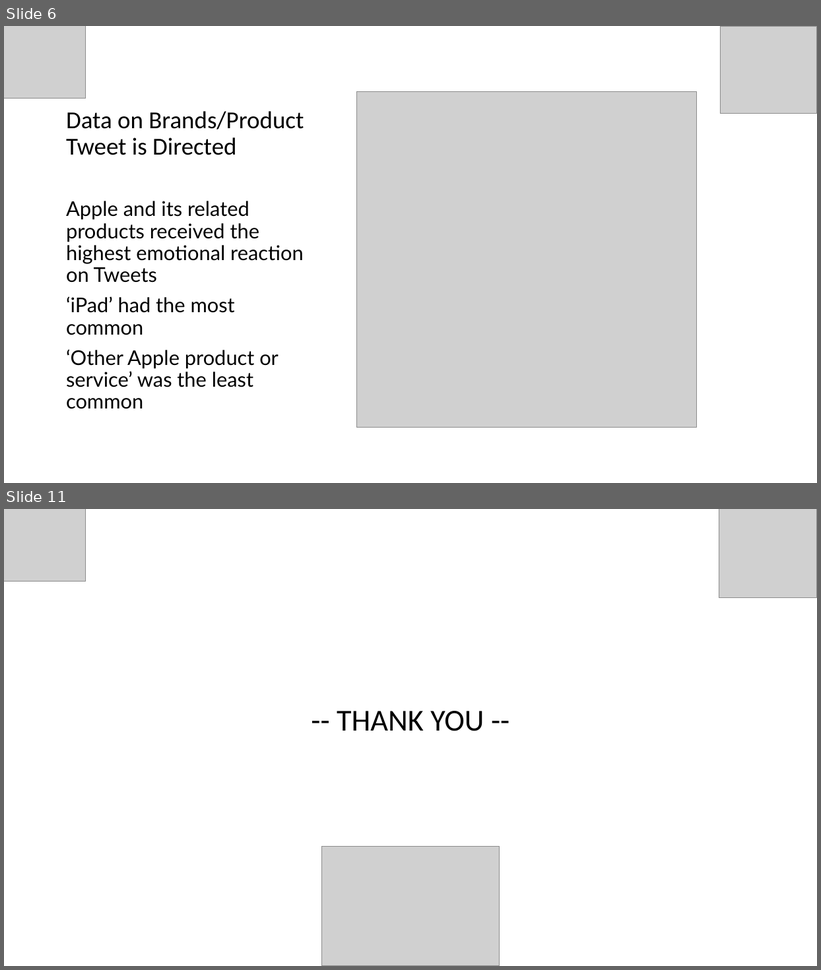
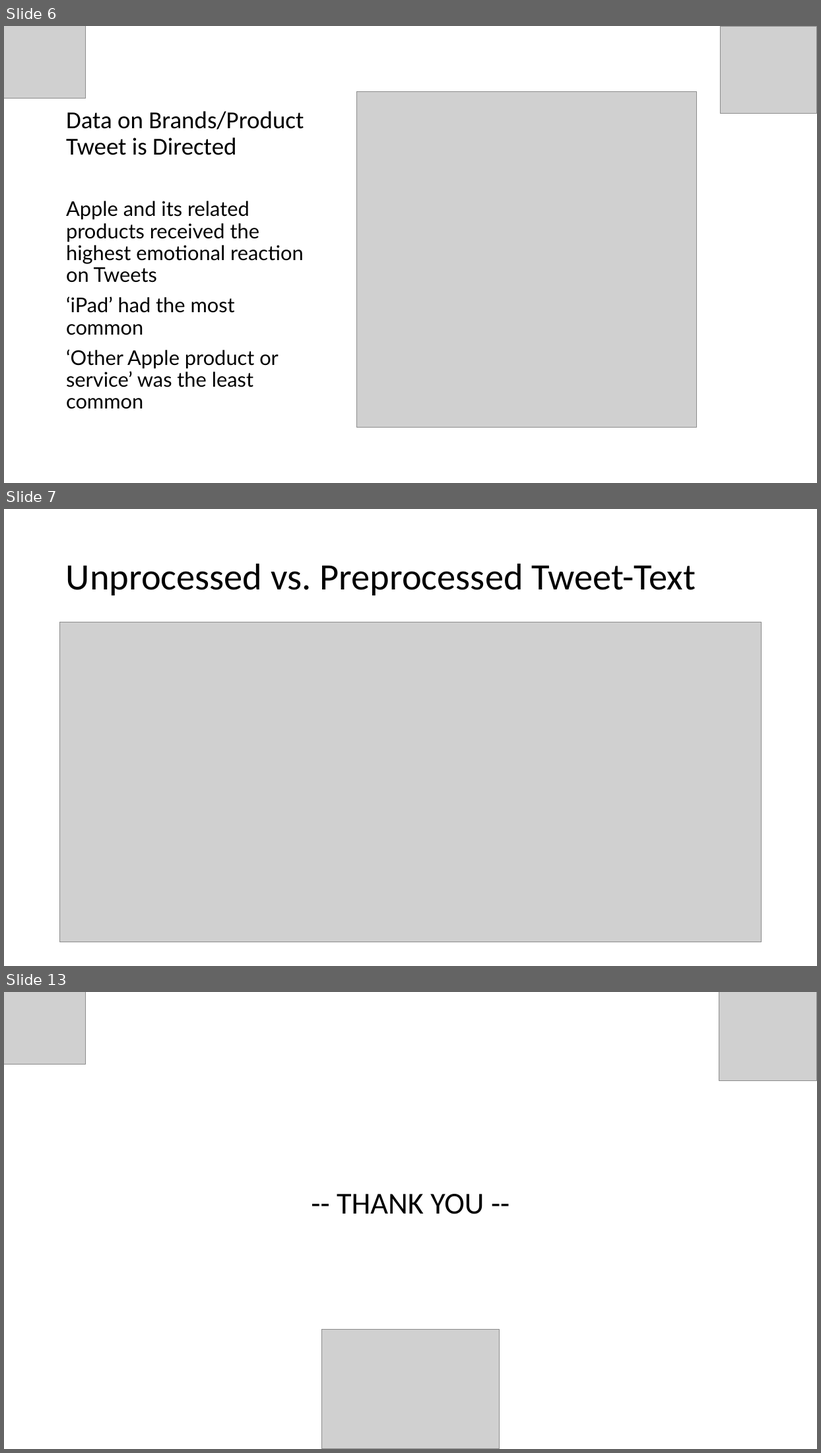
Before and after one commit to reagan-adajo/Phase_4, a slide deck: presentation.pptx. Shown one above the other, each under a label of ours: slides 6 and 11 before the commit, slides 6, 7 and 13 after it; the slides between them are not shown. The pictures are 821x970 and 821x1453 pixels, drawn with LibreOffice and Linux fonts; fonts in the diff are those of the drawing; grey boxes stand for pictures. Boxes give left, top, right and bottom in pixels: in the first picture for what was removed or moved away, otherwise in the second. Text is boxed around its words. In the diff, an @@ line names an element or a change of style, - is before the commit and + after.

```diff
--- a/presentation.pptx
+++ b/presentation.pptx
@@ slide 7 added at (4, 509, 817, 966), background #FFFFFF @@
@@ title added at (66, 563, 696, 595), 44 pt, text #000000 @@
+Unprocessed vs. Preprocessed Tweet-Text
@@ picture added at (60, 622, 762, 942) @@
@@ what was slide 11 is now slide 13 @@
```
Also in this commit, not shown: 6 slides changed, 2 other slides added, 1 slide removed, 10 other files.
